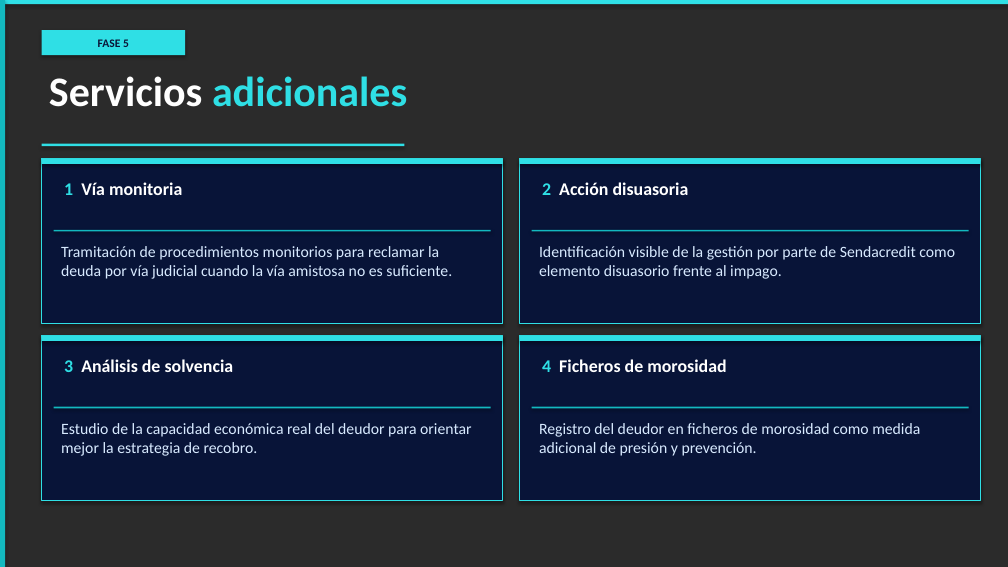
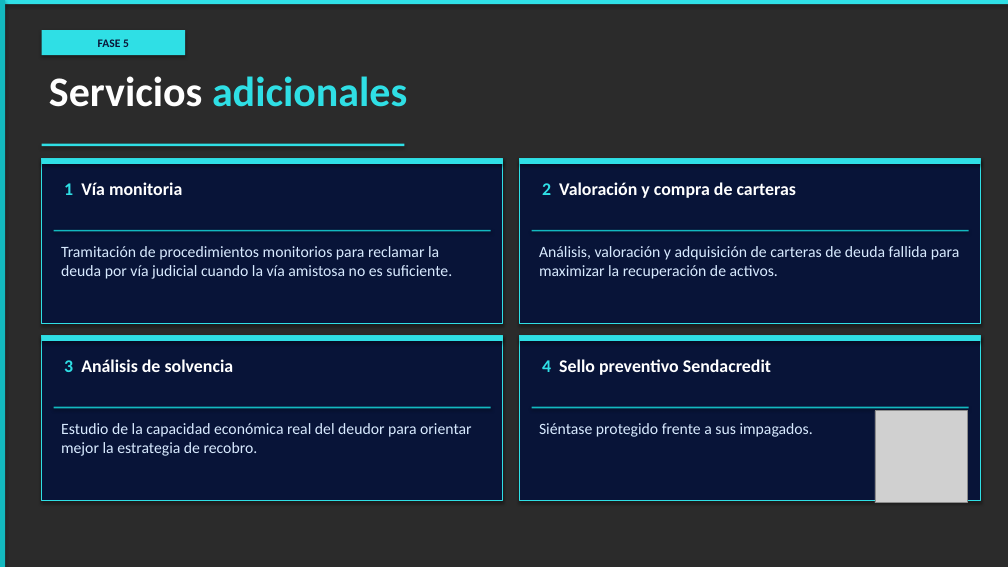
Before and after one commit to alejandroas010/alepixel-web, a slide deck: slide 6 of sendacredit_propuesta.pptx. Drawn at 1008x567 pixels with LibreOffice and Linux fonts; fonts in the diff are those of the drawing; grey boxes stand for pictures; background and template pictures are left out; a plain dark background stands for a picture behind light text. Boxes give left, top, right and bottom in pixels: in the first picture for what was removed or moved away, otherwise in the second. Text is boxed around its words. In the diff, an @@ line names an element or a change of style, - is before the commit and + after.

```diff
--- a/sendacredit_propuesta.pptx
+++ b/sendacredit_propuesta.pptx
@@ text at (542, 182, 796, 198): text changed @@
-2 Acción disuasoria
+2 Valoración y compra de carteras
@@ text at (539, 246, 959, 279): text changed @@
-Identificación visible de la gestión por parte de Sendacredit como elemento disuasorio frente al impago.
+Análisis, valoración y adquisición de carteras de deuda fallida para maximizar la recuperación de activos.
@@ text at (542, 359, 771, 375): text changed @@
-4 Ficheros de morosidad
+4 Sello preventivo Sendacredit
@@ picture added at (875, 411, 967, 503) @@
@@ text at (539, 423, 813, 437): text changed @@
-Registro del deudor en ficheros de morosidad como medida adicional de presión y prevención.
+Siéntase protegido frente a sus impagados.
```
Also in this commit, not shown: 3 other slides changed, 1 other file.
